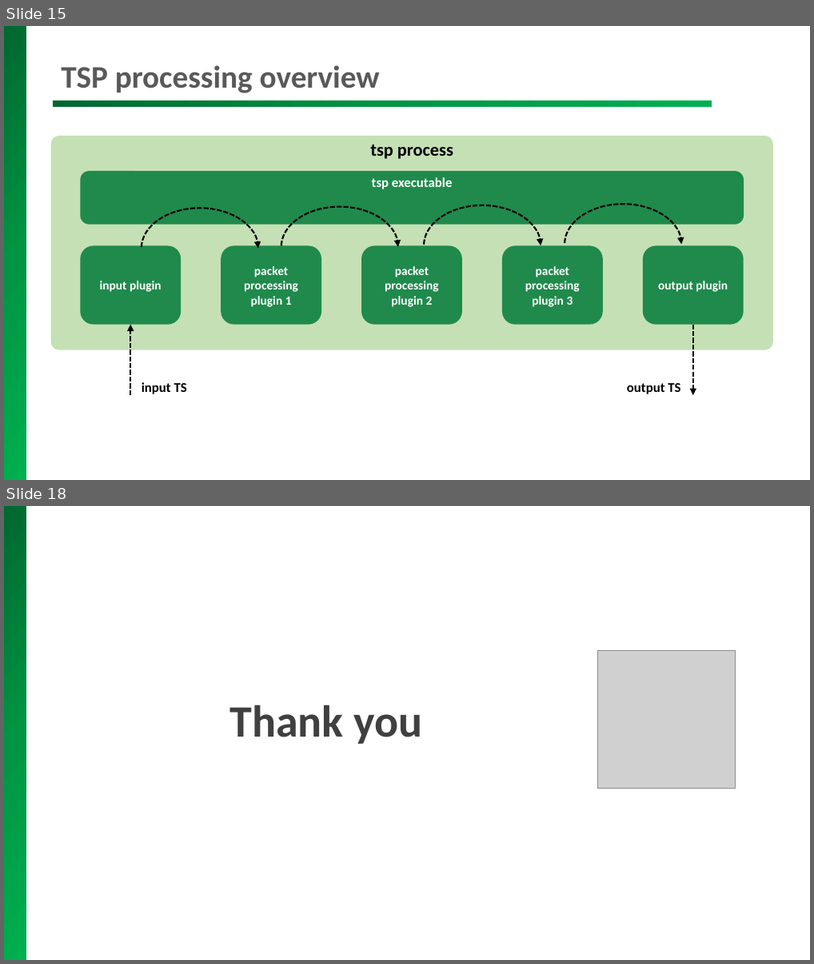
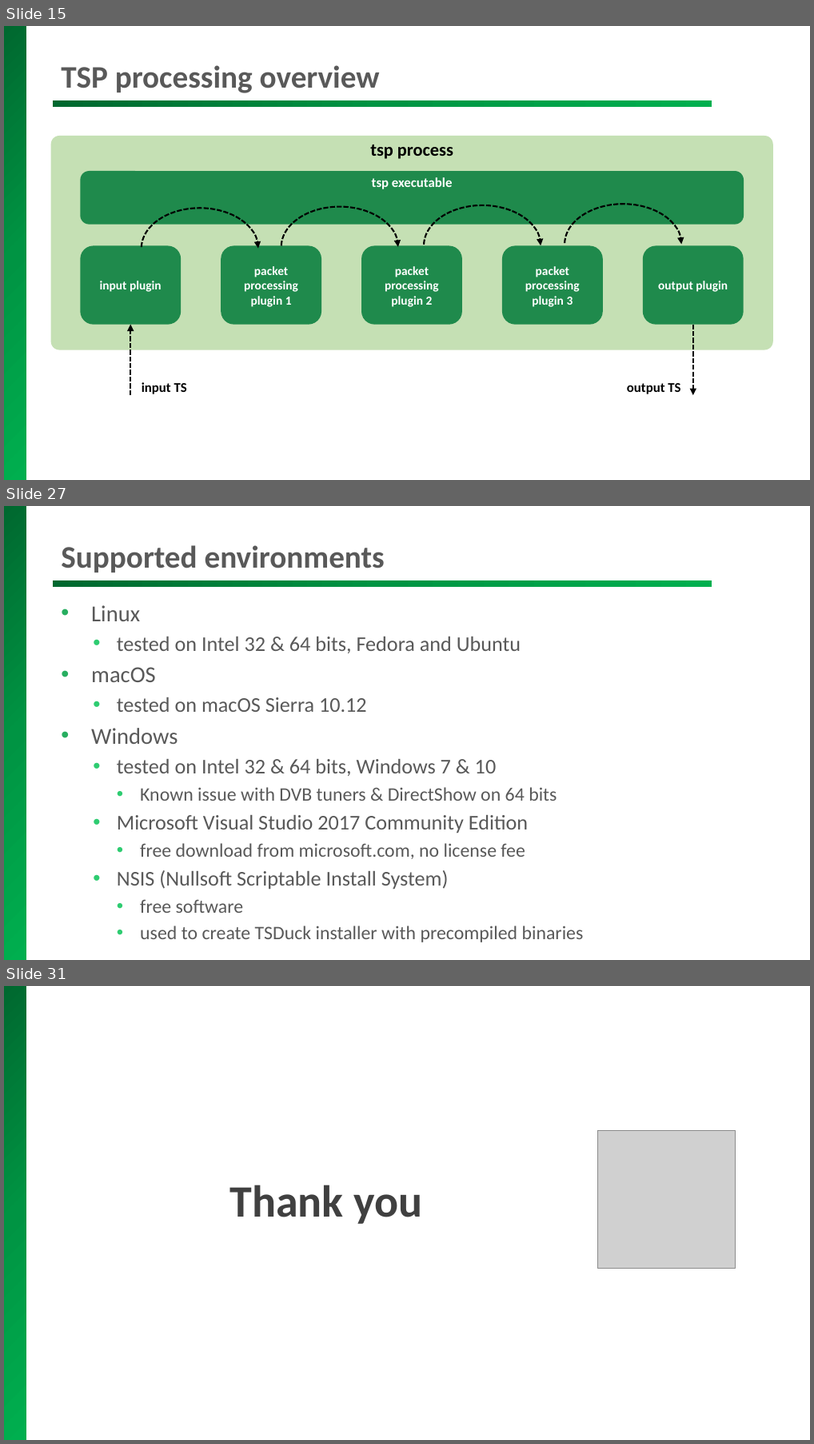
Before and after one commit to tsduck/tsduck, a slide deck: doc/tsduck-presentation.pptx. Shown one above the other, each under a label of ours: slides 15 and 18 before the commit, slides 15, 27 and 31 after it; the slides between them are not shown. The pictures are 814x964 and 814x1444 pixels, drawn with LibreOffice and Linux fonts; fonts in the diff are those of the drawing; grey boxes stand for pictures; background and template pictures are left out. Boxes give left, top, right and bottom in pixels: in the first picture for what was removed or moved away, otherwise in the second. Text is boxed around its words. In the diff, an @@ line names an element or a change of style, - is before the commit and + after.

```diff
--- a/doc/tsduck-presentation.pptx
+++ b/doc/tsduck-presentation.pptx
@@ slide 27 added at (x1=4, y1=506, x2=810, y2=960), background #FFFFFF; not listed: 2 template elements that a slide beside it also shows @@
@@ title added at (x1=61, y1=545, x2=385, y2=572), 28 pt, text #595959, bold @@
+Supported environments
@@ text added at (x1=91, y1=605, x2=584, y2=942), 18.7 pt, text #595959 @@
+• Linux
+  • tested on Intel 32 & 64 bits, Fedora and Ubuntu
+• macOS
+  • tested on macOS Sierra 10.12
+• Windows
+  • tested on Intel 32 & 64 bits, Windows 7 & 10
+    • Known issue with DVB tuners & DirectShow on 64 bits
+  • Microsoft Visual Studio 2017 Community Edition
+    • free download from microsoft.com, no license fee
+  • NSIS (Nullsoft Scriptable Install System)
+    • free software
+    • used to create TSDuck installer with precompiled binaries
@@ what was slide 18 is now slide 31 @@
```
Also in this commit, not shown: 15 slides changed, 12 other slides added, 1 other file.
